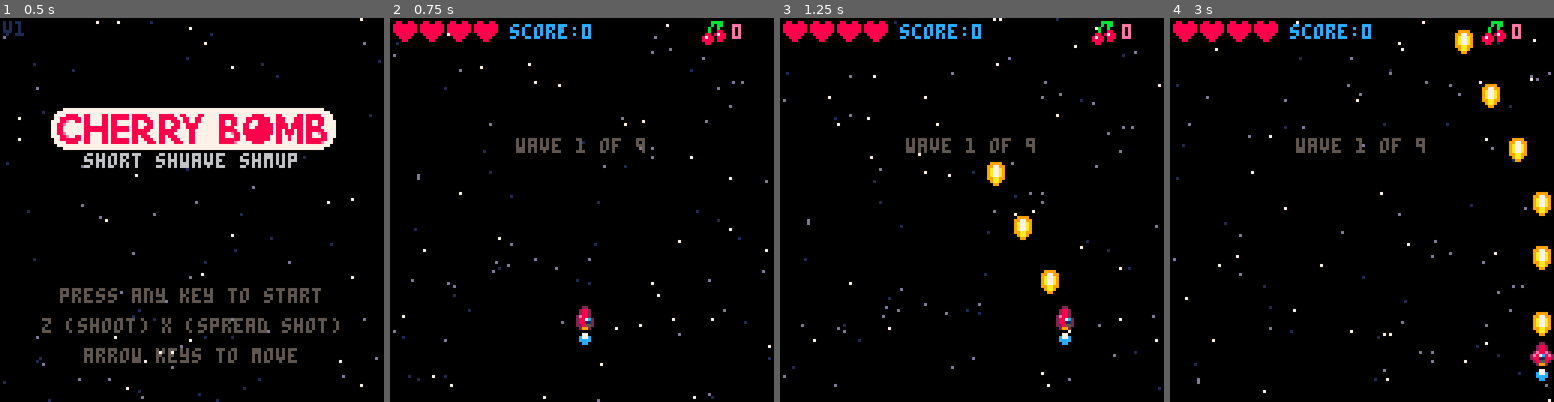
Above: before the commit, frames 1-4 (left to right).
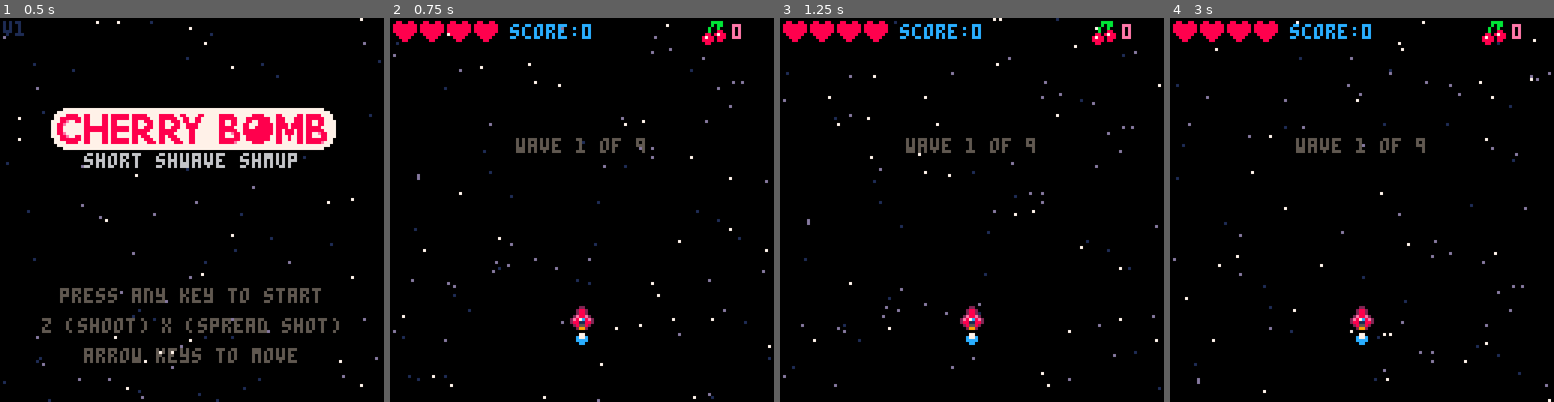
Above: after the commit, the same moments.

Repository: jakeklassen/cherry-bomb-godot
Game: Godot game, scene res://scenes/game.tscn
Same seed, same stepped clock (60 frames per second), same inputs: the game is played once before the commit and once after it.
Inputs:
- Up to frame 1 (0.5 s): no input
- Up to frame 2 (0.75 s): tap Enter at 0.5 s; hold Right (move_right) from 0.53 s (still down); hold X (fire) from 0.53 s (still down)
- Up to frame 3 (1.25 s): keep holding Right (move_right); keep holding X (fire)
- Up to frame 4 (3 s): release Right (move_right) at 1.28 s; release X (fire) at 1.28 s; hold Down (move_down) 1.28-2.03 s; tap X (fire) at 1.35, 2.85 s; hold Right (move_right) 2.03-2.78 s; hold X (fire) 2.03-2.78 s; hold Up (move_up) from 2.78 s (still down)

Frame 1 is identical in both runs. In frame 2, 0.3% of the frame differs, in the area x 46-54%, y 75-86%; in frame 3, 1.4%; in frame 4, 2.1%, in the area x 46-100%, y 3-95%.
Error after the commit: Parse Error: Cannot find member "Dead" in base "Constants.PlayerState". (res://scenes/entities/player.gd:39)

Commit message:
don't read player input when dead

Diff:
--- a/scenes/entities/player.gd
+++ b/scenes/entities/player.gd
@@ -35,7 +35,9 @@
 
 func _process(delta: float) -> void:
 	direction = Vector2.ZERO;
-	process_input()
+
+	if state != Constants.PlayerState.Dead:
+		process_input()
 
 	$Sprite2D.set_region_rect(IDLE_REGION);
 
@@ -89,6 +91,7 @@
 		state = Constants.PlayerState.Respawning
 		var lives = game_state.decrement_lives()
 		if lives == 0:
+			state = Constants.PlayerState.Dead
 			return
 
 		# While the explosion is active, the player is invisible and invincible?
